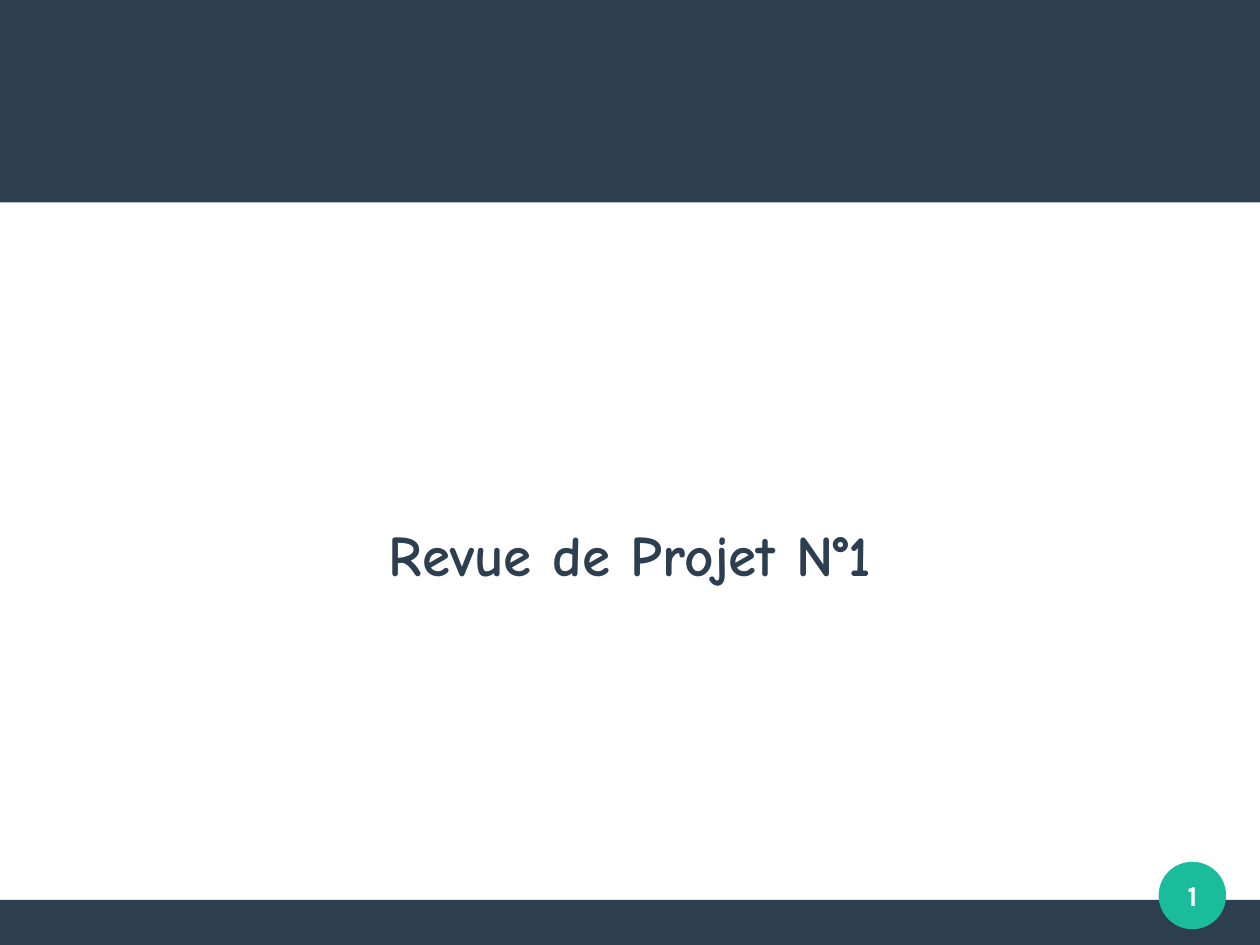
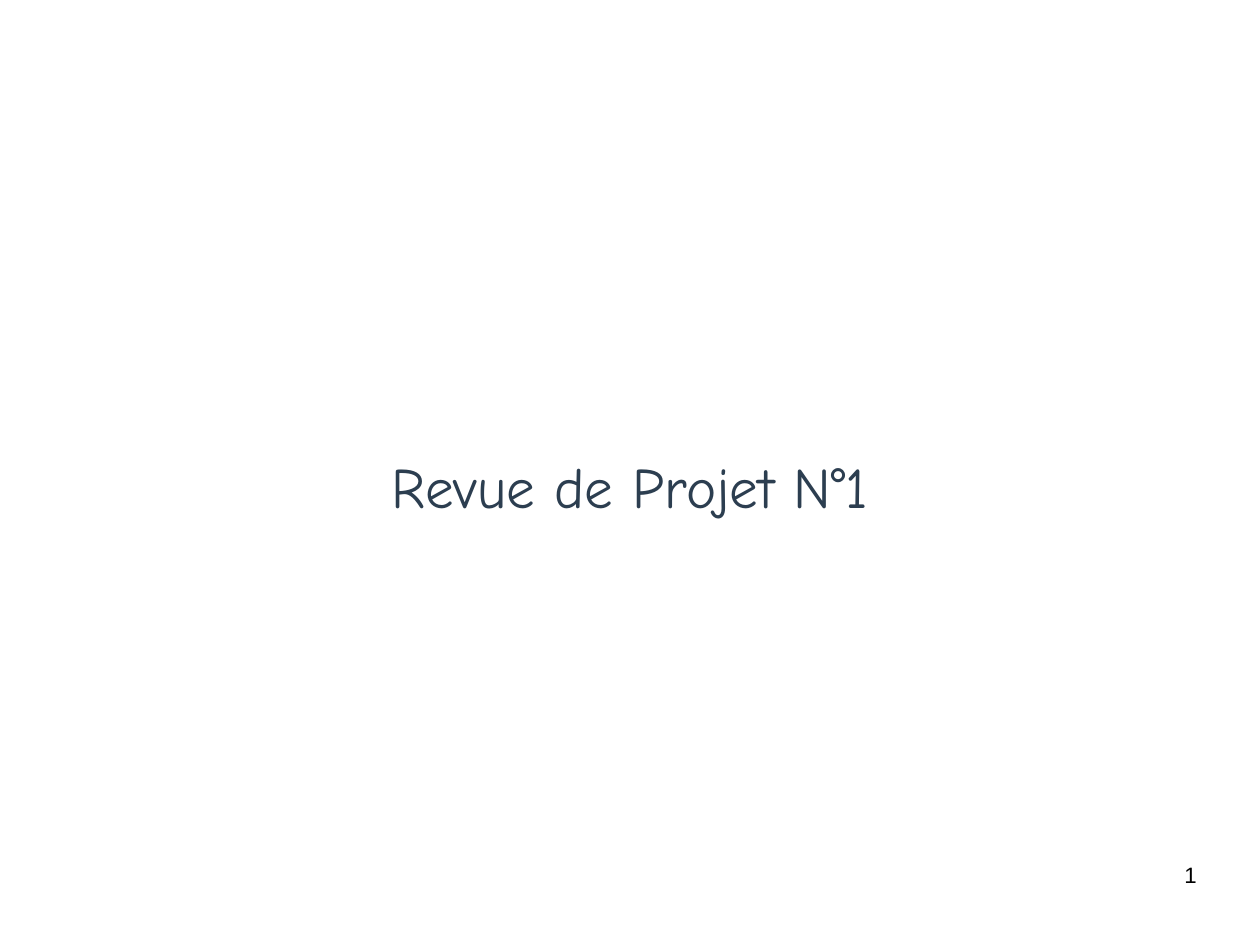
Before and after one commit to PinaudLucas/Projet, a slide deck: slide 1 of Lucas/Revue_1.odp. Drawn at 1260x945 pixels with LibreOffice and Linux fonts; fonts in the diff are those of the drawing; background and template pictures are left out. Boxes give left, top, right and bottom in pixels: in the first picture for what was removed or moved away, otherwise in the second. Text is boxed around its words. In the diff, an @@ line names an element or a change of style, - is before the commit and + after.

```diff
--- a/Lucas/Revue_1.odp
+++ b/Lucas/Revue_1.odp
@@ title "Revue de Projet N°1": place and size @@
-title "Revue de Projet N°1" at (389, 537, 871, 586)
+title "Revue de Projet N°1" at (392, 468, 868, 519)
@@ title "Revue de Projet N°1" at (392, 468, 868, 519): bold off @@
@@ rectangle removed at (0, 0, 1260, 202) @@
@@ page number: place and size @@
-page number at (1187, 887, 1197, 906)
+page number at (1184, 867, 1196, 883)
@@ page number at (1184, 867, 1196, 883): size 18 to 14 pt, font Karla to Arial, text colour #FFFFFF to #000000, bold off; alignment centre to right; vertical alignment middle to top @@
@@ ellipse removed at (1159, 862, 1227, 930) @@
@@ rectangle removed at (0, 900, 1260, 944) @@
```
Also in this commit, not shown: 5 other slides changed, 1 slide added, 3 other files.
